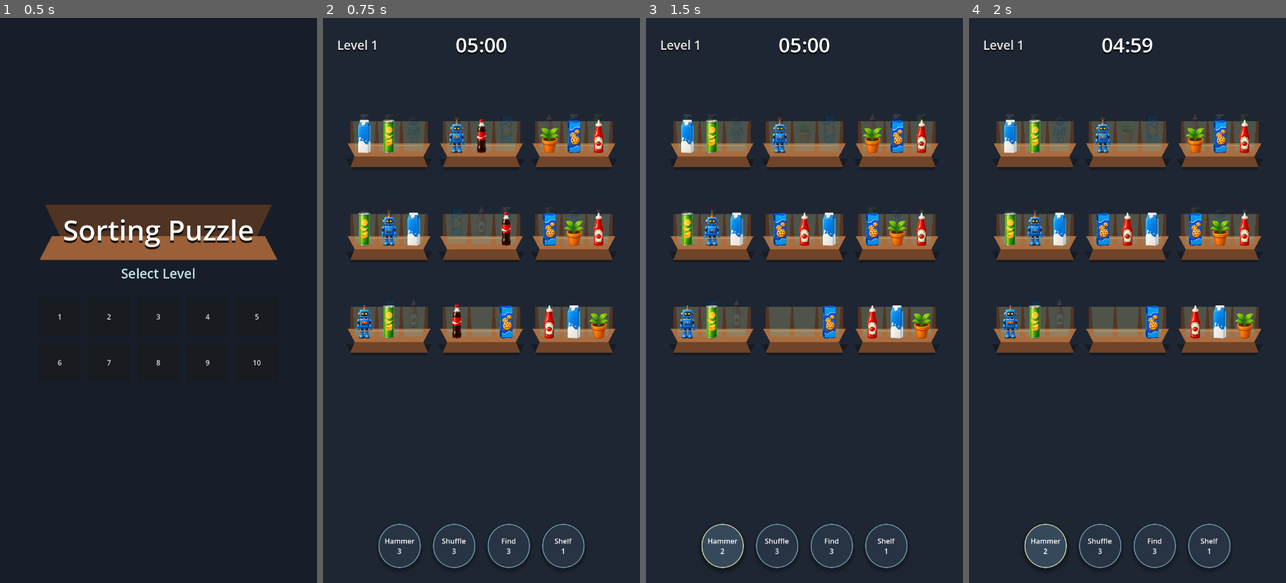
Above: before the commit, frames 1-4 (left to right).
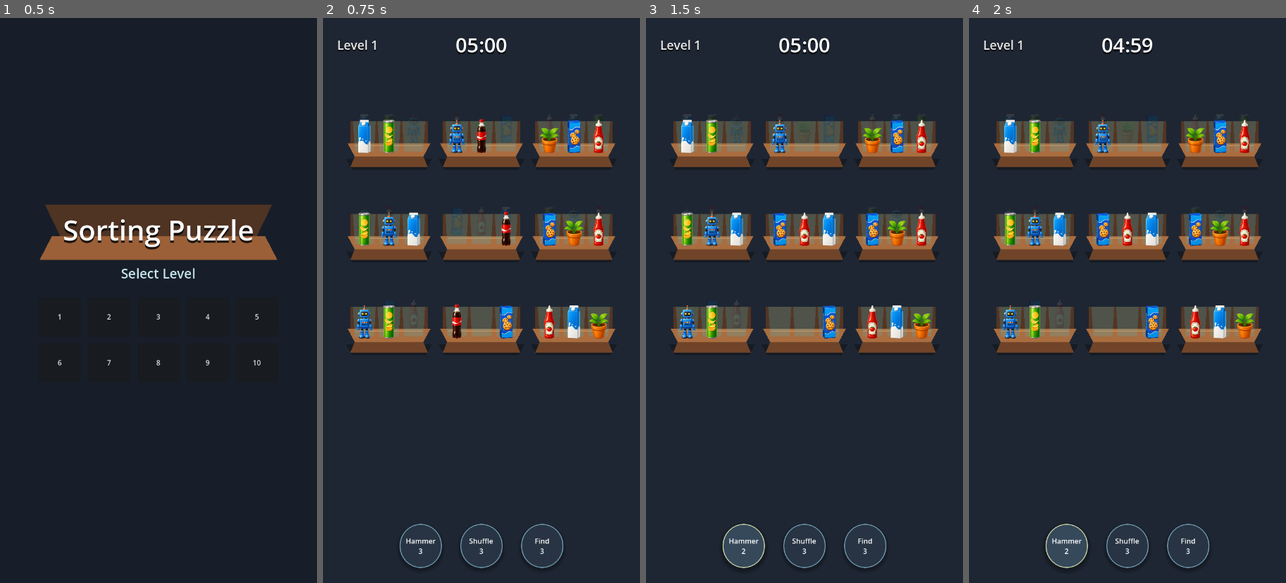
Above: after the commit, the same moments.

Repository: vladeque/sorting-puzzle
Game: Godot game, scene res://scenes/main_menu.tscn
Two runs of this game, one before a commit and one after it. Both use one fixed random seed, a clock stepped at 60 frames per second and the inputs below.
Inputs:
- Up to frame 1 (0.5 s): no input
- Up to frame 2 (0.75 s): click "1" at 0.5 s
- Up to frame 3 (1.5 s): click "Hammer 3" at 1.25 s
- Up to frame 4 (2 s): no input

Frame 1 is identical in both runs. In frame 2, 1.2% of the frame differs, in the area x 17-83%, y 89-98%; in frame 3, 1.9%; in frame 4, 1.9%.

Commit message:
Remove extra shelf ability

Diff:
--- a/level.tscn
+++ b/level.tscn
@@ -109,11 +109,11 @@
 
 [node name="HBoxContainer" type="HBoxContainer" parent="UI/AbilityBar"]
 layout_mode = 0
-offset_left = 74.0
+offset_left = 162.0
 offset_top = 12.0
-offset_right = 646.0
+offset_right = 558.0
 offset_bottom = 112.0
-theme_override_constants/separation = 28
+theme_override_constants/separation = 42
 alignment = 1
 
 [node name="HammerButton" type="Button" parent="UI/AbilityBar/HBoxContainer"]
@@ -161,21 +161,6 @@
 text = "Find
 3"
 
-[node name="ShelfButton" type="Button" parent="UI/AbilityBar/HBoxContainer"]
-custom_minimum_size = Vector2(96, 96)
-layout_mode = 2
-theme_override_colors/font_color = Color(1, 1, 1, 1)
-theme_override_colors/font_disabled_color = Color(1, 1, 1, 0.42)
-theme_override_colors/font_hover_color = Color(1, 1, 1, 1)
-theme_override_colors/font_pressed_color = Color(1, 1, 1, 1)
-theme_override_font_sizes/font_size = 16
-theme_override_styles/normal = SubResource("StyleBoxFlat_ability_normal")
-theme_override_styles/hover = SubResource("StyleBoxFlat_ability_hover")
-theme_override_styles/pressed = SubResource("StyleBoxFlat_ability_pressed")
-theme_override_styles/disabled = SubResource("StyleBoxFlat_ability_disabled")
-text = "Shelf
-1"
-
 [node name="FailurePanel" type="ColorRect" parent="UI" unique_id=784630851]
 visible = false
 offset_right = 720.0
--- a/scripts/level.gd
+++ b/scripts/level.gd
@@ -8,7 +8,6 @@
 const ABILITY_HAMMER := &"hammer"
 const ABILITY_SHUFFLE := &"shuffle"
 const ABILITY_HIGHLIGHT := &"highlight"
-const ABILITY_EXTRA_SHELF := &"extra_shelf"
 const HIGHLIGHT_DURATION_SECONDS := 15.0
 const ITEM_SCENE := preload("res://scenes/item.tscn")
 const ITEM_SPRITES_CONFIG := "res://configs/item_sprites.json"
@@ -39,14 +38,12 @@
 	ABILITY_HAMMER: 3,
 	ABILITY_SHUFFLE: 3,
 	ABILITY_HIGHLIGHT: 3,
-	ABILITY_EXTRA_SHELF: 1,
 }
 var _time_remaining := 0.0
 var _level_failed := false
 var _highlight_timer := 0.0
 var _highlighted_items: Array[ShelfItem] = []
 var _layout_preset := "grid_3x3"
-var _extra_shelf_added := false
 var _rng := RandomNumberGenerator.new()
 var _pressed_item: ShelfItem
 var _pressed_origin_slot: Node2D
@@ -159,7 +156,6 @@
 	level_duration_seconds = float(config.get("time_seconds", level_duration_seconds))
 	_time_remaining = level_duration_seconds
 	_max_layer_count = 1
-	_extra_shelf_added = false
 	_clear_ability_highlights()
 	_reset_ability_uses()
 
@@ -739,7 +735,6 @@
 	_register_ability_button(ABILITY_HAMMER, "UI/AbilityBar/HBoxContainer/HammerButton")
 	_register_ability_button(ABILITY_SHUFFLE, "UI/AbilityBar/HBoxContainer/ShuffleButton")
 	_register_ability_button(ABILITY_HIGHLIGHT, "UI/AbilityBar/HBoxContainer/HighlightButton")
-	_register_ability_button(ABILITY_EXTRA_SHELF, "UI/AbilityBar/HBoxContainer/ShelfButton")
 
 
 func _register_ability_button(ability_id: StringName, button_path: NodePath) -> void:
@@ -766,8 +761,6 @@
 			did_apply = _use_shuffle()
 		ABILITY_HIGHLIGHT:
 			did_apply = _use_highlight()
-		ABILITY_EXTRA_SHELF:
-			did_apply = _use_extra_shelf()
 
 	if not did_apply:
 		return
@@ -859,18 +852,6 @@
 	return true
 
 
-func _use_extra_shelf() -> bool:
-	if _extra_shelf_added:
-		return false
-
-	var shelves := get_node("Shelves") as Node2D
-	var shelf_position := _get_extra_shelf_position(shelves)
-	_add_shelf(shelves, shelves.get_child_count() + 1, shelf_position)
-	_collect_slots()
-	_extra_shelf_added = true
-	return true
-
-
 func _destroy_items(items_to_destroy: Array[ShelfItem]) -> void:
 	var shelves_to_check: Array[Node] = []
 	for item in items_to_destroy:
@@ -961,7 +942,6 @@
 	_update_ability_button(ABILITY_HAMMER, "Hammer")
 	_update_ability_button(ABILITY_SHUFFLE, "Shuffle")
 	_update_ability_button(ABILITY_HIGHLIGHT, "Find")
-	_update_ability_button(ABILITY_EXTRA_SHELF, "Shelf")
 
 
 func _reset_ability_uses() -> void:
@@ -969,7 +949,6 @@
 		ABILITY_HAMMER: 3,
 		ABILITY_SHUFFLE: 3,
 		ABILITY_HIGHLIGHT: 3,
-		ABILITY_EXTRA_SHELF: 1,
 	}
 
 
@@ -1031,16 +1010,6 @@
 	return null
 
 
-func _get_extra_shelf_position(shelves: Node2D) -> Vector2:
-	var max_y := 0.0
-	for child in shelves.get_children():
-		var shelf := child as Node2D
-		if shelf != null:
-			max_y = maxf(max_y, shelf.position.y)
-
-	return Vector2(0, max_y + 210.0)
-
-
 func _shuffle_array(values: Array) -> void:
 	for index in range(values.size() - 1, 0, -1):
 		var swap_index := _rng.randi_range(0, index)
